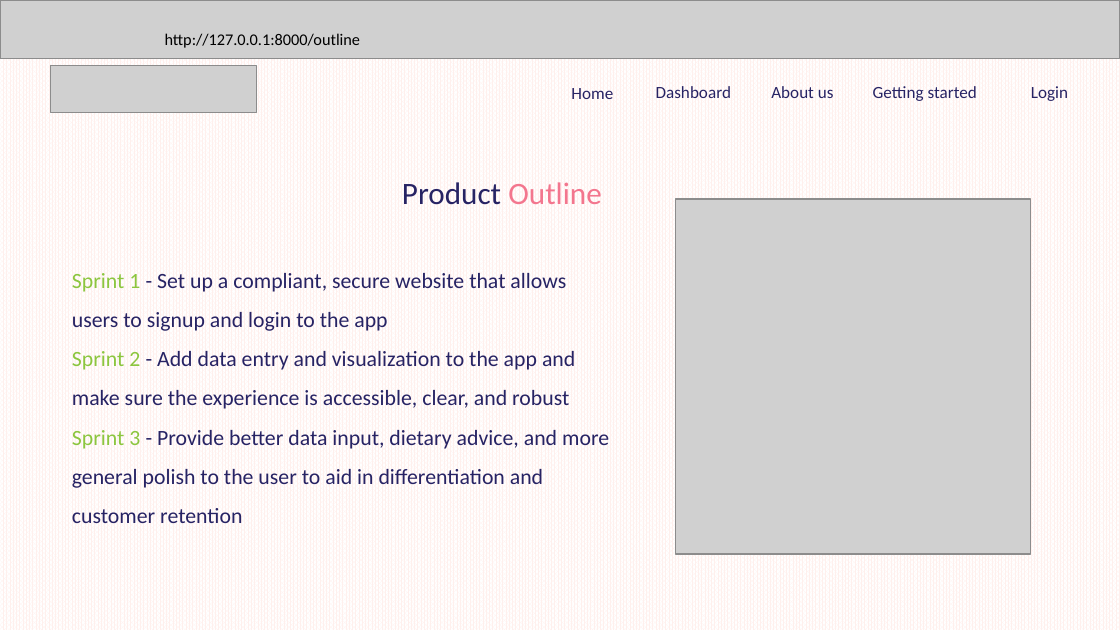
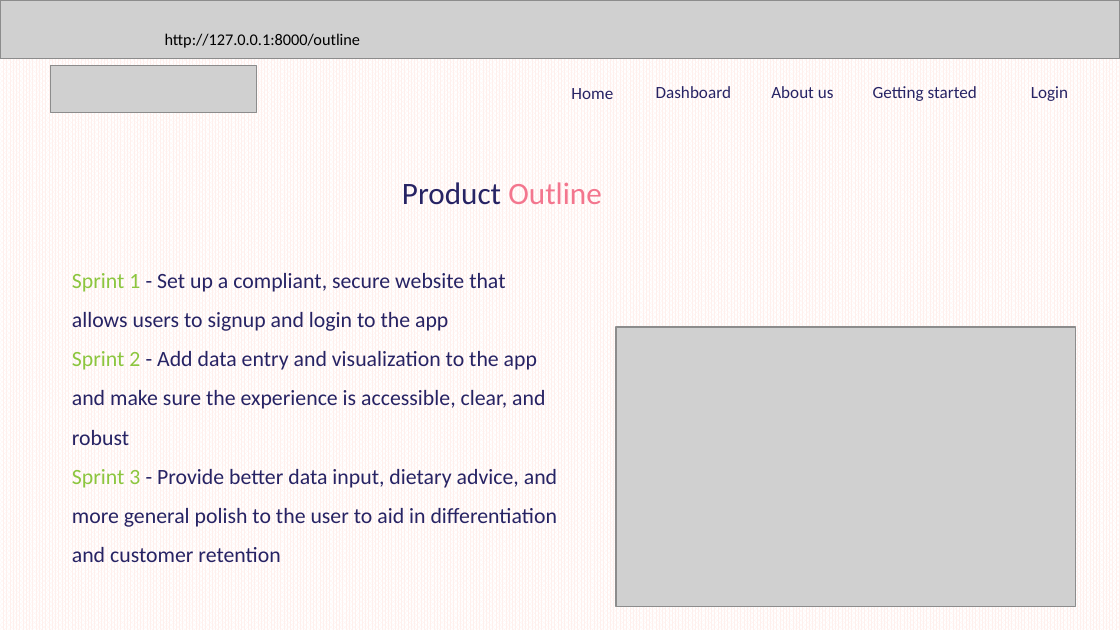
Before and after one commit to AnjaliSharma2023/Web-Application, a slide deck: slide 5 of resources/glucocheck-Demo2.pptx. Drawn at 1120x630 pixels with LibreOffice and Linux fonts; fonts in the diff are those of the drawing; grey boxes stand for pictures. Boxes give left, top, right and bottom in pixels: in the first picture for what was removed or moved away, otherwise in the second. Text is boxed around its words. In the diff, an @@ line names an element or a change of style, - is before the commit and + after.

Commit message:
Added a picture to the slide

```diff
--- a/resources/glucocheck-Demo2.pptx
+++ b/resources/glucocheck-Demo2.pptx
@@ picture removed at <box>675,199,1030,554</box> @@
@@ text "Sprint 1 - Set up ..." rewrapped from <box>72,273,609,523</box> to <box>72,273,557,562</box> @@
@@ picture added at <box>616,327,1075,606</box> @@
```
